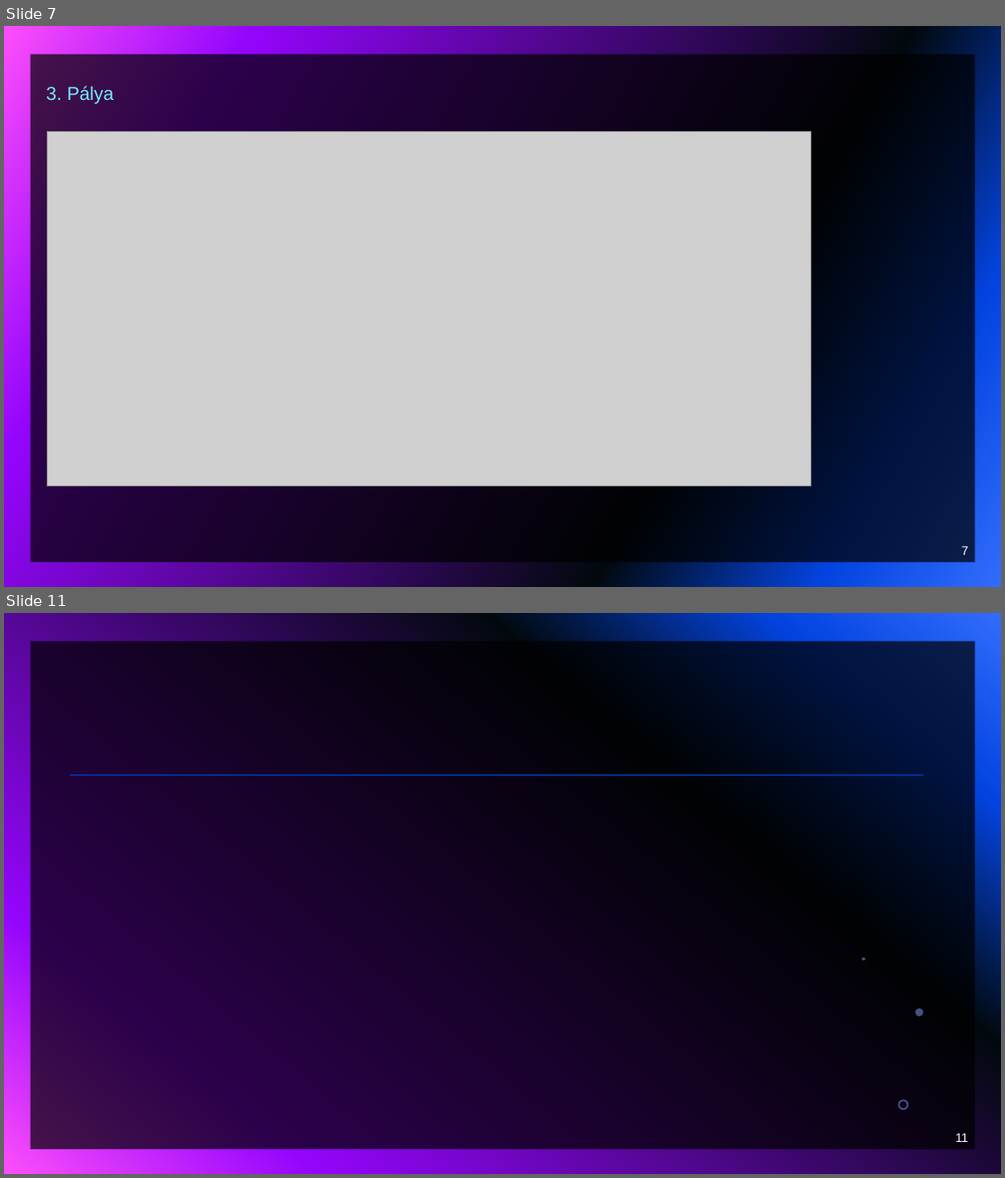
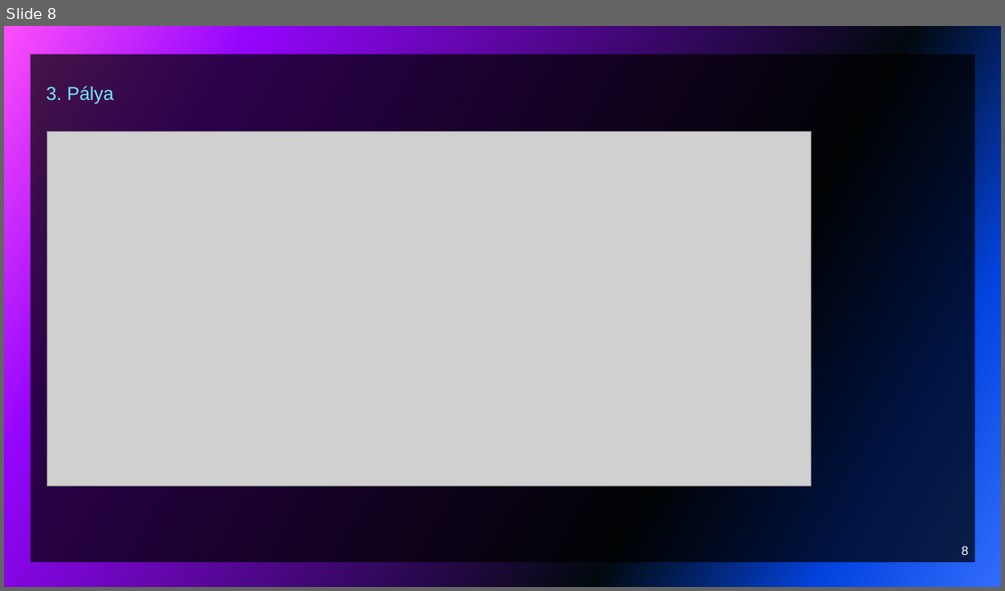
Before and after one commit to vargab3/Jumpermain, a slide deck: JUMPER.pptx. Shown one above the other, each under a label of ours: slides 7 and 11 before the commit, slide 8 after it; the slides between them are not shown. The pictures are 1005x1178 and 1005x591 pixels, drawn with LibreOffice and Linux fonts; fonts in the diff are those of the drawing; grey boxes stand for pictures. Boxes give left, top, right and bottom in pixels: in the first picture for what was removed or moved away, otherwise in the second. Text is boxed around its words. In the diff, an @@ line names an element or a change of style, - is before the commit and + after.

```diff
--- a/JUMPER.pptx
+++ b/JUMPER.pptx
@@ slide 11 removed at (4, 613, 1001, 1174), background gradient #316CFC to #0343DF to #02090E to #9405FC to #FC4EFB; not listed: 1 template element that a slide beside it also shows @@
@@ line removed from (70, 775) to (923, 775) @@
@@ freeform shape removed at (862, 957, 866, 960) @@
@@ freeform shape removed at (915, 1008, 923, 1016) @@
@@ freeform shape removed at (898, 1099, 909, 1110) @@
@@ page number removed at (955, 1133, 968, 1142) @@
-11
@@ what was slide 7 is now slide 8 @@
@@ page number at (962, 546, 969, 555): text changed @@
-7
+8
```
Also in this commit, not shown: 1 slide changed, 4 slides added, 6 other slides removed.
